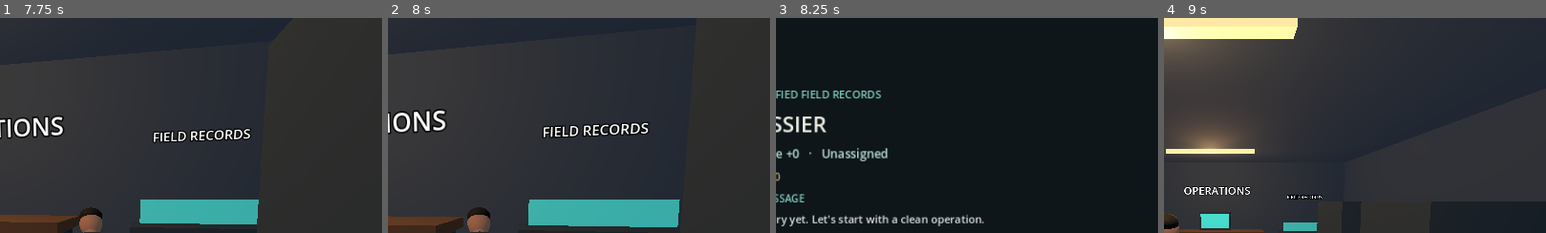
Above: before the commit, frames 1-4 (left to right).
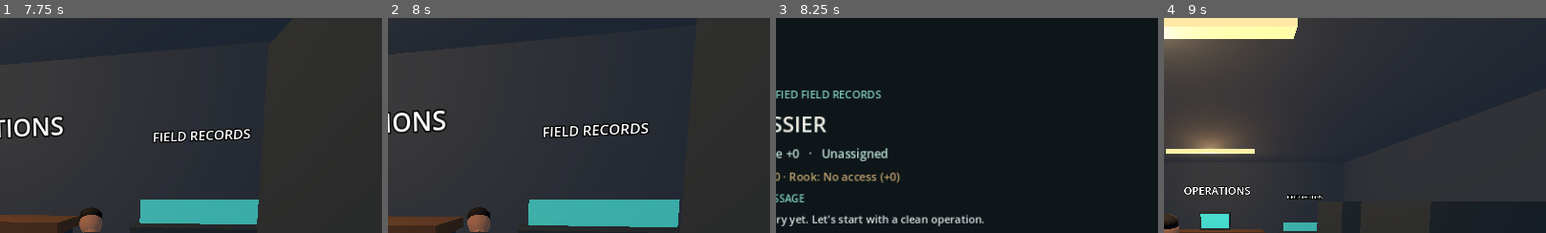
Above: after the commit, the same moments.

Repository: evilsysadmin/ShadowOps-black-protocol
Game: Godot game, scene res://scenes/safehouse.tscn
The game is run twice, just before and just after one commit, with the same random seed, the same clock (stepped at 60 frames per second) and the same inputs.
Inputs (mouse positions are % of the whole screen's width and height, from its top left):
- Up to frame 1 (7.75 s): tap Enter at 0.5 s; move the mouse to (55, 50) at 0.52 s; hold W 0.53-5.78 s; tap R at 0.6 s; click (55, 50) at 0.67 s; move the mouse to (45, 50) at 1.27 s; tap C at 1.35 s; move the mouse to (52, 48) at 2.02 s; tap Q at 2.1 s; move the mouse to (49, 52) at 2.77 s; tap Ctrl at 2.85 s; click (49, 52) at 2.92 s; move the mouse to (57, 51) at 3.52 s; hold Shift 3.53-4.28 s; move the mouse to (42, 49) at 4.27 s; tap 1 at 4.35 s; move the mouse to (51, 50) at 5.02 s; tap 2 at 5.1 s; click (51, 50) at 5.17 s; tap Space at 5.75 s; move the mouse to (46, 48) at 5.77 s; hold D 5.78-6.53 s; tap 3 at 5.85 s; move the mouse to (55, 50) at 6.52 s; hold W from 6.53 s (still down); tap 4 at 6.6 s; move the mouse to (45, 50) at 7.27 s; tap 5 at 7.35 s; click (45, 50) at 7.42 s
- Up to frame 2 (8 s): keep holding W
- Up to frame 3 (8.25 s): keep holding W; move the mouse to (52, 48) at 8.02 s; tap E at 8.1 s
- Up to frame 4 (9 s): release W at 8.75 s; click "Return to safehouse" at 8.75 s
The pictures show only the part of the screen within x 40-90%, y 0-50%; the shares and areas given below are measured in that part.

Frames 1-2 are identical in both runs. In frame 3, 0.7% of the frame differs, in the area x 2-33%, y 71-77%; in frame 4, nothing differs.

Commit message:
feat: independent Rook relationship from canonical dealings

Diff:
--- a/scripts/armory.gd
+++ b/scripts/armory.gd
@@ -6,6 +6,7 @@
 var panel: VBoxContainer
 var balance: Label
 var status: Label
+var rook_status: Label
 var buttons: Dictionary = {}
 var pending := ""
 var confirmation: ConfirmationDialog
@@ -30,10 +31,7 @@
 	for item in ITEMS:
 		if item == "quiet_kit":
 			line("INDEPENDENT SUPPLIER / ROOK", 18)
-			if Campaign.independent_supplier_available():
-				line("Rook: I trade in access, not loyalty. My reconnaissance offers are in the briefing.", 16)
-			else:
-				line("Rook: Bring something to the table before we talk business.", 16)
+			rook_status = line("", 16)
 		line(NAMES[item] + " — " + EFFECTS[item], 20)
 		var button := Button.new()
 		button.custom_minimum_size.y = 42
@@ -64,6 +62,7 @@
 
 func refresh() -> void:
 	balance.text = "Available credits: %d" % Campaign.available_credits()
+	rook_status.text = "Rook · %s (+%d)\n%s" % [Campaign.rook_relationship(), Campaign.rook_reputation(), Campaign.rook_message()]
 	for item in ITEMS:
 		var button: Button = buttons[item]
 		var price := int(Campaign.EQUIPMENT_COSTS[item])
--- a/scripts/campaign.gd
+++ b/scripts/campaign.gd
@@ -270,3 +270,27 @@
 	var next_owned: Array[String] = equipment_owned.duplicate()
 	next_owned.append(item)
 	return write_campaign(intel_choice, specialization, archive_completed, field_reports, handler_agreement, -1, next_owned)
+
+# Rook's standing derives from recorded dealings, not general leverage.
+func rook_reputation() -> int:
+	return (1 if owns_equipment("quiet_kit") else 0) + (1 if archive_intel_cost == INTEL_ROOK_COST else 0)
+
+func rook_relationship() -> String:
+	if not independent_supplier_available():
+		return "No access"
+	if rook_reputation() >= 2:
+		return "Established client"
+	if rook_reputation() == 1:
+		return "Known client"
+	return "New contact"
+
+func rook_message() -> String:
+	if not independent_supplier_available():
+		return "Bring something to the table before we talk business."
+	if rook_reputation() >= 2:
+		return "Two deals, both paid. That's the sort of reliability I appreciate."
+	if owns_equipment("quiet_kit"):
+		return "You bought my movement kit. I hope it earns its keep."
+	if archive_intel_cost == INTEL_ROOK_COST:
+		return "You bought my reconnaissance. The information is yours."
+	return "I trade in access, not loyalty. My reconnaissance offers are in the briefing."
--- a/scripts/dossier.gd
+++ b/scripts/dossier.gd
@@ -21,7 +21,7 @@
 	line(panel, "SHADOWOPS / CLASSIFIED FIELD RECORDS", 18, Color(0.50, 0.80, 0.75))
 	line(panel, "AGENT DOSSIER", 36, Color(0.94, 0.94, 0.90))
 	line(panel, "Trust %+d   ·   Leverage %+d   ·   %s" % [Campaign.handler_trust(), Campaign.independent_leverage(), Campaign.specialization.capitalize() if not Campaign.specialization.is_empty() else "Unassigned"], 20, Color(0.75, 0.89, 0.85))
-	line(panel, "Operational credits: %d" % Campaign.available_credits(), 19, Color(0.75, 0.64, 0.43))
+	line(panel, "Operational credits: %d · Rook: %s (%+d)" % [Campaign.available_credits(), Campaign.rook_relationship(), Campaign.rook_reputation()], 19, Color(0.75, 0.64, 0.43))
 	if Campaign.save_blocked:
 		line(panel, "Campaign file unavailable or incompatible.", 18, Color(1.0, 0.5, 0.4))
 	line(panel, "HANDLER / SECURE MESSAGE", 17, Color(0.50, 0.80, 0.75))
--- a/tests/campaign_regression.gd
+++ b/tests/campaign_regression.gd
@@ -34,6 +34,7 @@
 	check(not Campaign.buy_archive_intel(), "recon locked before completion")
 	check(not Campaign.buy_equipment("light_armor"), "armory locked before completion")
 	check(not Campaign.independent_supplier_available() and not Campaign.buy_equipment("quiet_kit"), "independent supplier locked initially")
+	check(Campaign.rook_reputation() == 0 and Campaign.rook_relationship() == "No access", "fresh Rook relationship")
 	check(not Campaign.negotiate_handler("coordinate"), "negotiation locked before first operation")
 	check(not Campaign.select_operation("silent_archive"), "archive locked initially")
 	check(not Campaign.record_archive(), "archive cannot complete before hotel")
@@ -87,7 +88,9 @@
 	check(Campaign.buy_equipment("utility_rig"), "buy utility rig")
 	check(Campaign.available_credits() == 90, "both equipment purchases debited")
 	check(Campaign.independent_supplier_available(), "retained intelligence unlocks Rook")
+	check(Campaign.rook_reputation() == 0 and Campaign.rook_relationship() == "New contact", "leverage is not Rook reputation")
 	check(Campaign.buy_equipment("quiet_kit"), "buy independent movement kit")
+	check(Campaign.rook_reputation() == 1 and Campaign.rook_message().contains("movement kit"), "Rook remembers real purchase")
 	check(not Campaign.buy_equipment("quiet_kit") and Campaign.available_credits() == 25, "supplier debit once")
 	check(not Campaign.negotiate_handler("autonomy"), "agreement cannot be farmed or changed")
 	check(Campaign.intel_choice == "retain", "negotiation preserves route decision")
@@ -112,6 +115,7 @@
 	Campaign.equipment_owned.clear()
 	Campaign.load_campaign()
 	check(Campaign.handler_agreement == "coordinate", "agreement survives reload")
+	check(Campaign.rook_reputation() == 1 and Campaign.rook_relationship() == "Known client", "Rook relationship survives reload")
 	check(Campaign.earned_credits() == 280 and Campaign.available_credits() == 25 and Campaign.owns_equipment("quiet_kit") and Campaign.owns_archive_intel() and Campaign.owns_equipment("light_armor") and Campaign.owns_equipment("utility_rig"), "equipment, recon and balance survive reload")
 	check(Campaign.field_report("unexpected_guest").get("seconds") == 40 and Campaign.field_report("silent_archive") == archive_report, "reports survive specialization and reload")
 	check(Campaign.archive_completed, "archive completion survives specialization and reload")
